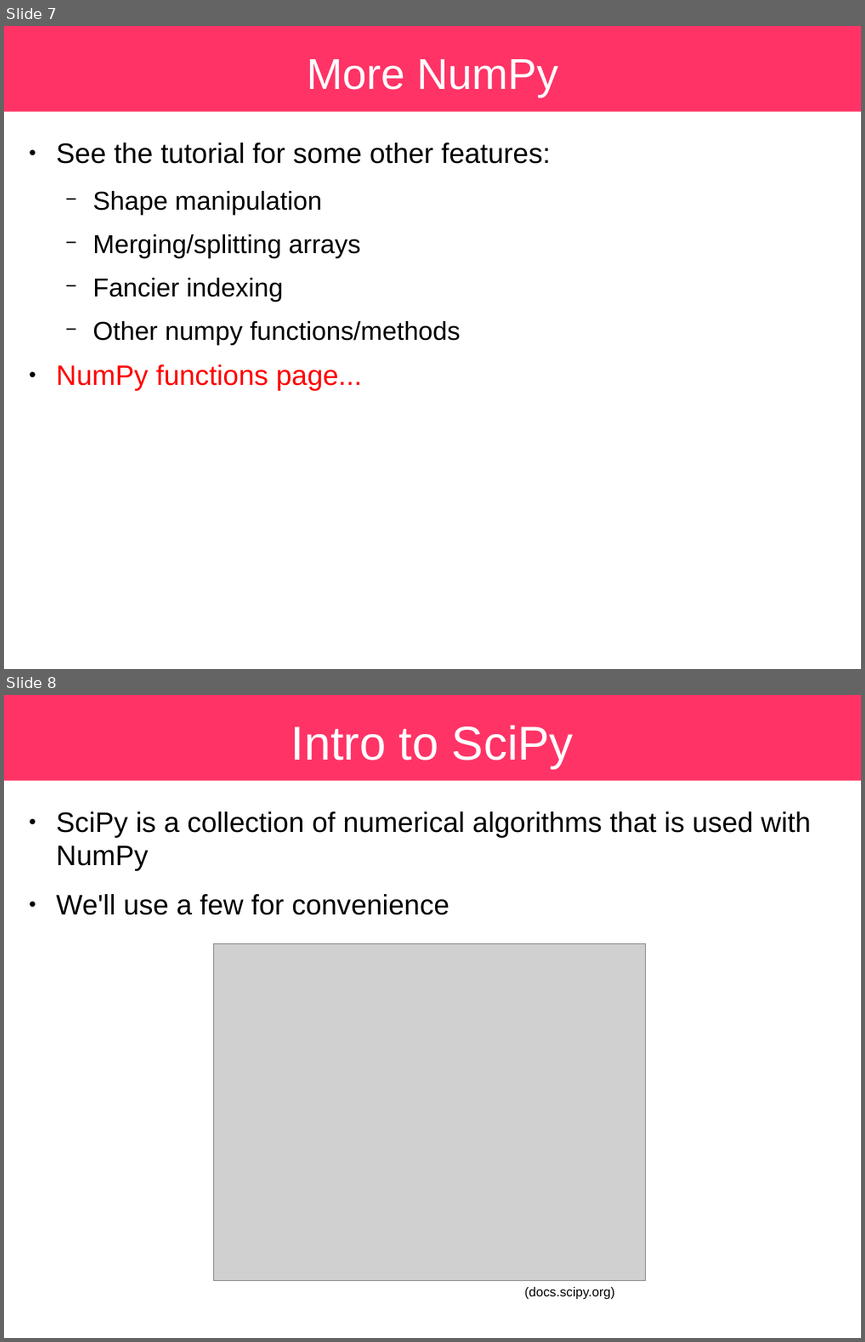
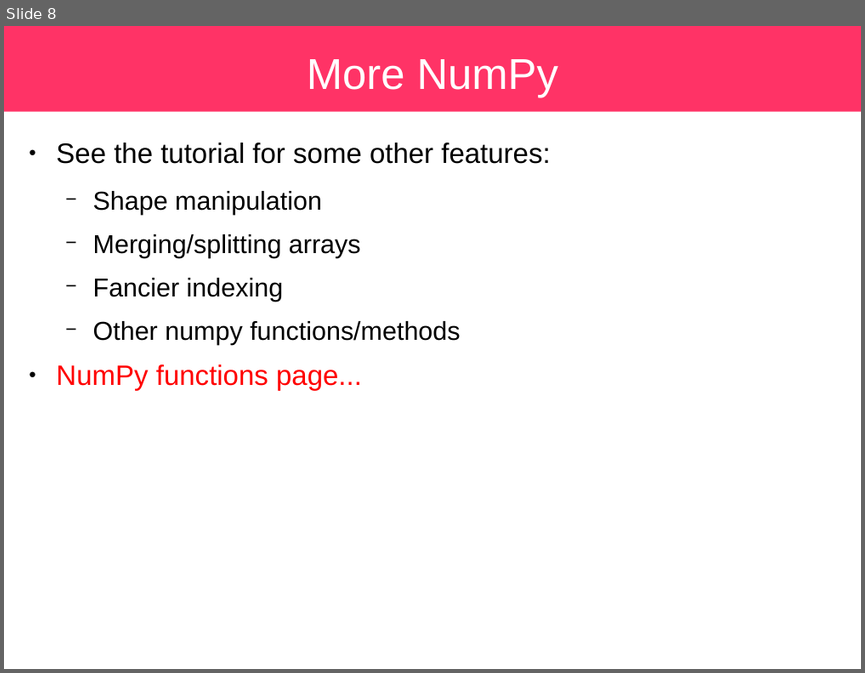
Before and after one commit to sbu-python-class/python-science, a slide deck: lectures/03-numpy/numpy.odp. Shown one above the other, each under a label of ours: slides 7 and 8 before the commit, slide 8 after it. The pictures are 865x1342 and 865x673 pixels, drawn with LibreOffice and Linux fonts; fonts in the diff are those of the drawing; grey boxes stand for pictures. Boxes give left, top, right and bottom in pixels: in the first picture for what was removed or moved away, otherwise in the second. Text is boxed around its words. In the diff, an @@ line names an element or a change of style, - is before the commit and + after.

```diff
--- a/lectures/03-numpy/numpy.odp
+++ b/lectures/03-numpy/numpy.odp
@@ slide 8 removed at (4, 695, 861, 1338), background #FFFFFF; not listed: 1 template element that a slide beside it also shows @@
@@ title removed at (291, 725, 574, 768) @@
-Intro to SciPy
@@ text removed at (56, 811, 811, 915) @@
-● SciPy is a collection of numerical algorithms that is used with NumPy
-● We'll use a few for convenience
@@ picture removed at (214, 944, 646, 1281) @@
@@ text removed at (524, 1287, 614, 1299) @@
-(docs.scipy.org)
@@ what was slide 7 is now slide 8 @@
```
Also in this commit, not shown: 1 slide added, 1 other file.
